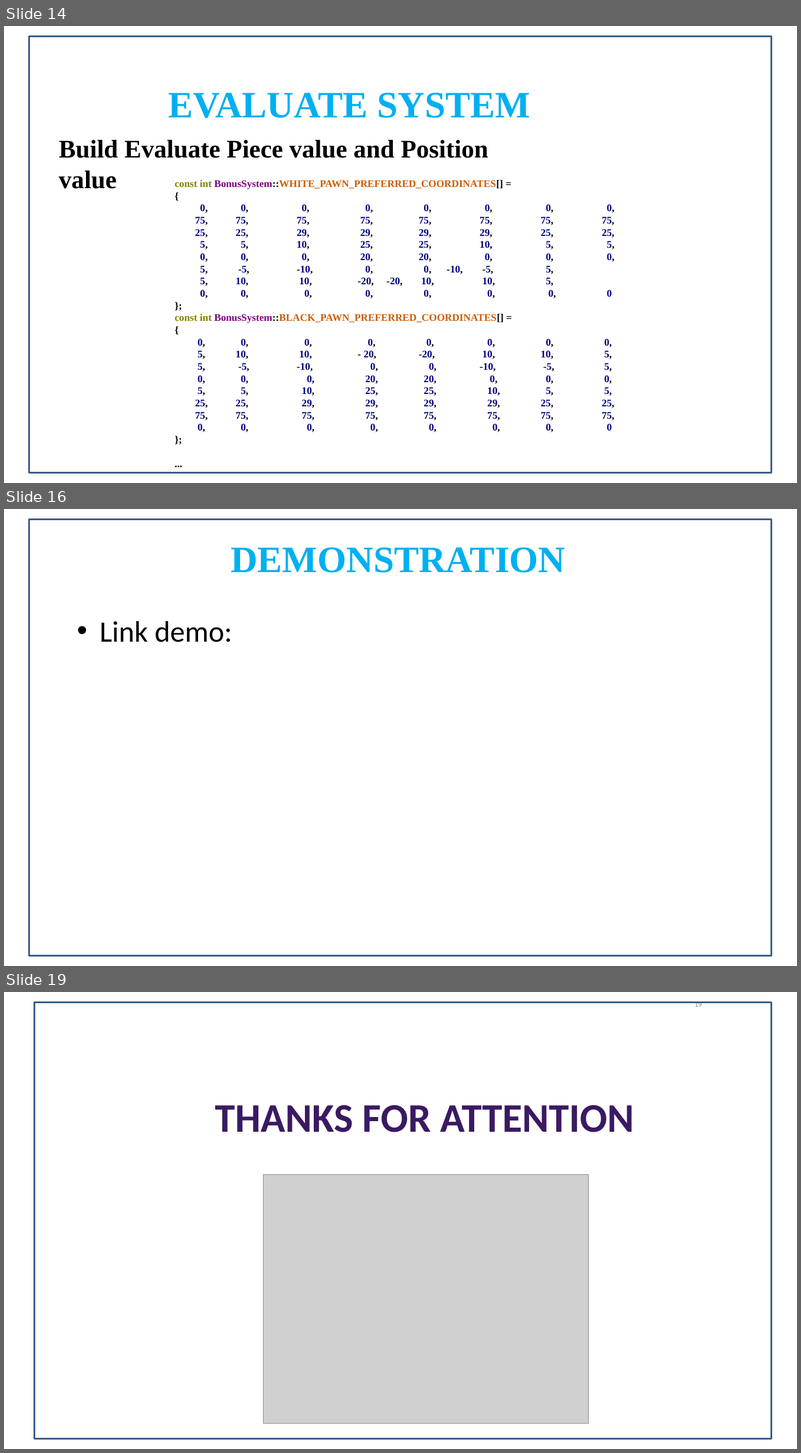
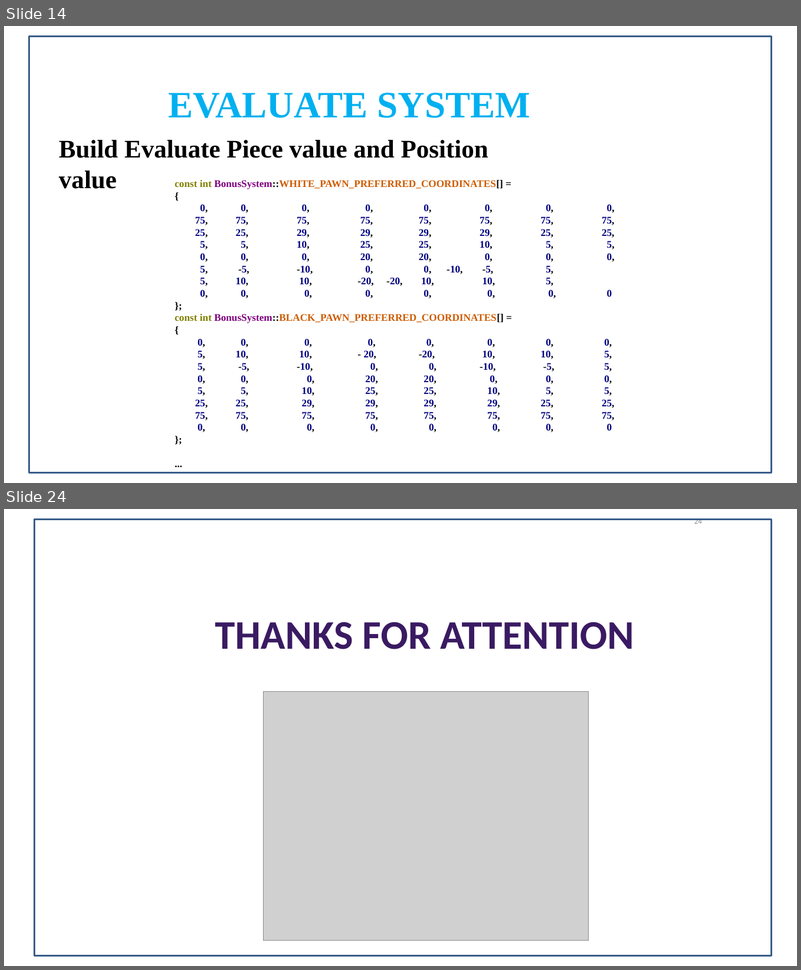
Before and after one commit to vduckute1812/AI, a slide deck: gameloft_present_chessgame.pptx. Shown one above the other, each under a label of ours: slides 14, 16 and 19 before the commit, slides 14 and 24 after it; the slides between them are not shown. The pictures are 801x1453 and 801x970 pixels, drawn with LibreOffice and Linux fonts; fonts in the diff are those of the drawing; grey boxes stand for pictures; background and template pictures are left out. Boxes give left, top, right and bottom in pixels: in the first picture for what was removed or moved away, otherwise in the second. Text is boxed around its words. In the diff, an @@ line names an element or a change of style, - is before the commit and + after.

```diff
--- a/gameloft_present_chessgame.pptx
+++ b/gameloft_present_chessgame.pptx
@@ slide 16 removed at box(4, 509, 797, 966), background picture (left out) @@
@@ rectangle removed at box(29, 520, 772, 956) @@
@@ text removed at box(231, 547, 565, 573) @@
-DEMONSTRATION
@@ text removed at box(100, 621, 232, 642) @@
-• Link demo:
@@ what was slide 19 is now slide 24 @@
@@ page number at box(694, 518, 702, 524): text changed @@
-19
+24
```
Also in this commit, not shown: 3 slides changed, 8 slides added, 2 other slides removed, 2 other files.
